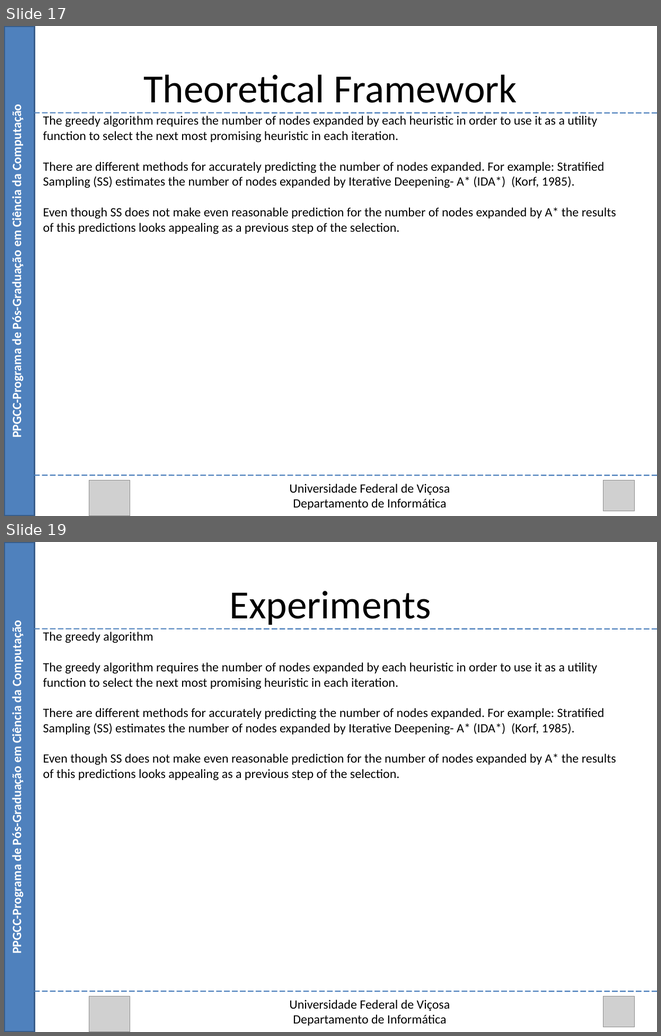
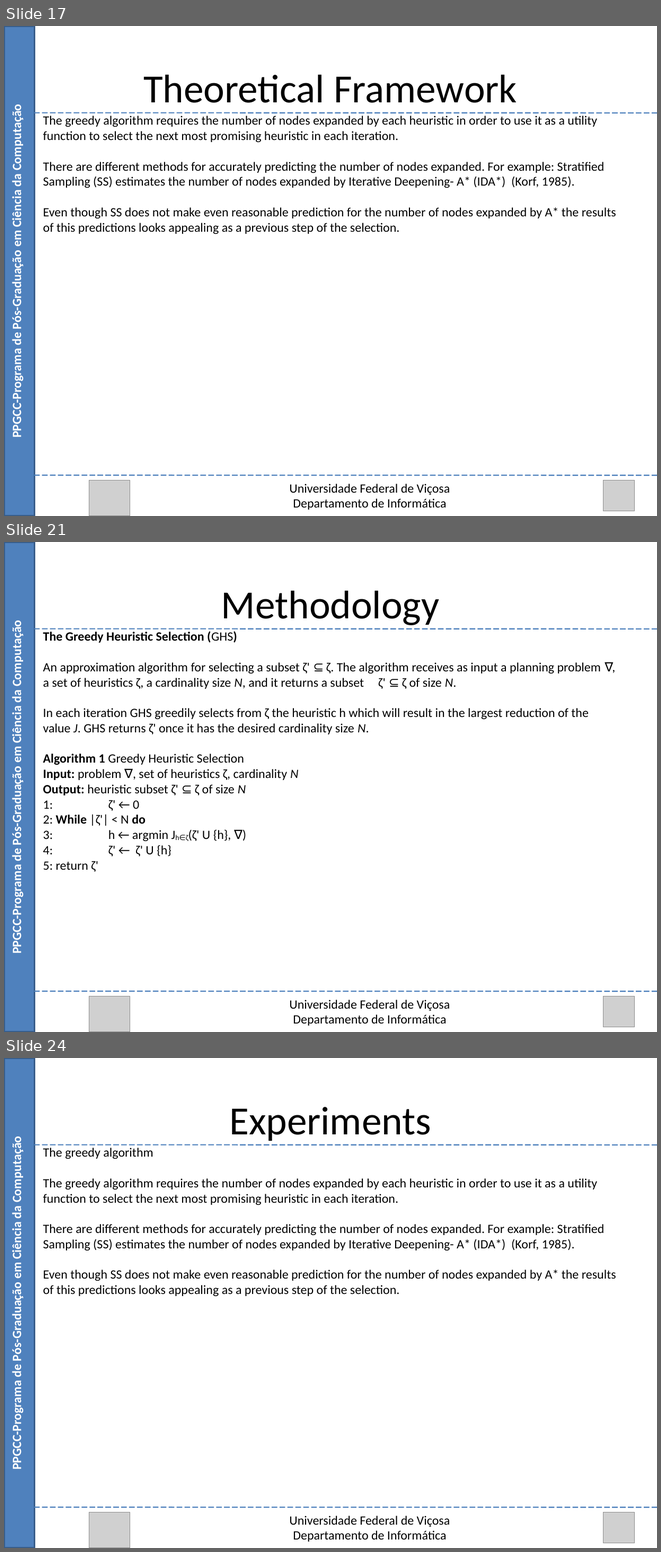
Before and after one commit to Marvinsky/research-marvin, a slide deck: latex/odp/selection heuristics.odp. Shown one above the other, each under a label of ours: slides 17 and 19 before the commit, slides 17, 21 and 24 after it; the slides between them are not shown. The pictures are 661x1036 and 661x1552 pixels, drawn with LibreOffice and Linux fonts; fonts in the diff are those of the drawing; grey boxes stand for pictures. Boxes give left, top, right and bottom in pixels: in the first picture for what was removed or moved away, otherwise in the second. Text is boxed around its words. In the diff, an @@ line names an element or a change of style, - is before the commit and + after.

```diff
--- a/latex/odp/selection heuristics.odp
+++ b/latex/odp/selection heuristics.odp
@@ slide 21 added at (4,542,657,1032), background #FFFFFF @@
@@ rectangle added at (4,542,35,1032), fill #4F81BD, outline #385D8A 2.01 pt @@
@@ text added at (221,590,439,625), 44 pt, text #000000 @@
+Methodology
@@ text added at (9,626,24,951), 14 pt, text #FFFFFF, bold @@
+PPGCC-Programa de Pós-Graduação em Ciência da Computação
@@ line added from (35, 629) to (657, 629), #4A7EBB 1.25 pt @@
@@ text added at (43,631,601,872), 14 pt, text #000000 @@
+The Greedy Heuristic Selection (GHS)
+An approximation algorithm for selecting a subset ζ' ⊆ ζ. The algorithm receives as input a planning problem ∇, a set of heuristics ζ, a cardinality size N, and it returns a subset ζ' ⊆ ζ of size N.
+In each iteration GHS greedily selects from ζ the heuristic h which will result in the largest reduction of the value J. GHS returns ζ' once it has the desired cardinality size N.
+Algorithm 1 Greedy Heuristic Selection
+Input: problem ∇, set of heuristics ζ, cardinality N
+Output: heuristic subset ζ' ⊆ ζ of size N
+1: ζ' ← 0
+2: While |ζ'| < N do
+3: h ← argmin Jh∈ζ(ζ' U {h}, ∇)
+4: ζ' ← ζ' U {h}
+5: return ζ'
@@ line added from (35, 991) to (657, 991), #4A7EBB 1.25 pt @@
@@ picture added at (89,996,130,1032) @@
@@ text added at (289,999,450,1025), 14 pt, text #000000 @@
+Universidade Federal de Viçosa
+Departamento de Informática
@@ picture added at (603,996,634,1026) @@
@@ what was slide 19 is now slide 24 @@
```
Also in this commit, not shown: 1 slide changed, 4 other slides added.
